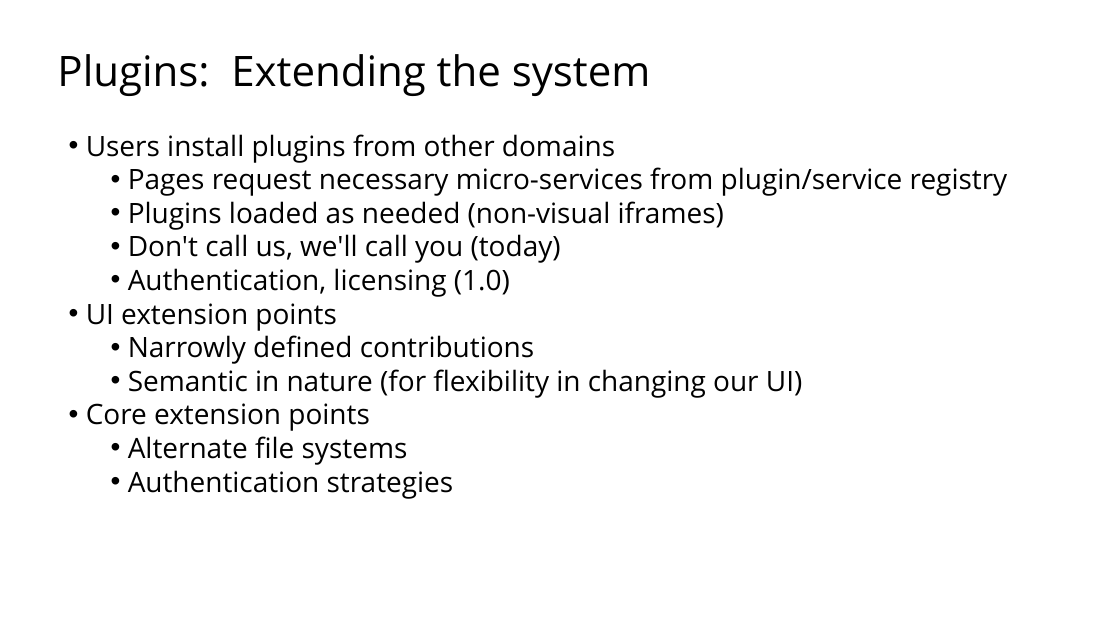
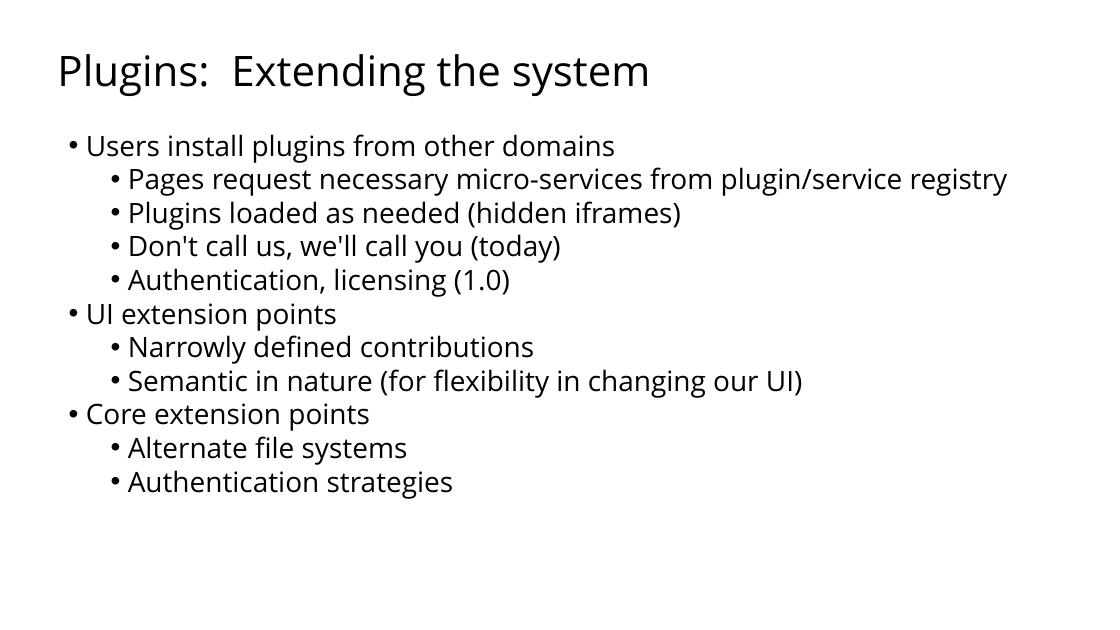
Before and after one commit to sfmccourt/oscon, a slide deck: slide 7 of osconorion.odp (slide 6 before the commit). Drawn at 1120x630 pixels with LibreOffice and Linux fonts; fonts in the diff are those of the drawing; background and template pictures are left out. Boxes give left, top, right and bottom in pixels: in the first picture for what was removed or moved away, otherwise in the second. Text is boxed around its words. In the diff, an @@ line names an element or a change of style, - is before the commit and + after.

```diff
--- a/osconorion.odp
+++ b/osconorion.odp
@@ text at (x1=128, y1=201, x2=681, y2=230): text changed @@
-      • Plugins loaded as needed (non-visual iframes)
+      • Plugins loaded as needed (hidden iframes)
```
Also in this commit, not shown: 2 other slides changed, 1 slide added.
